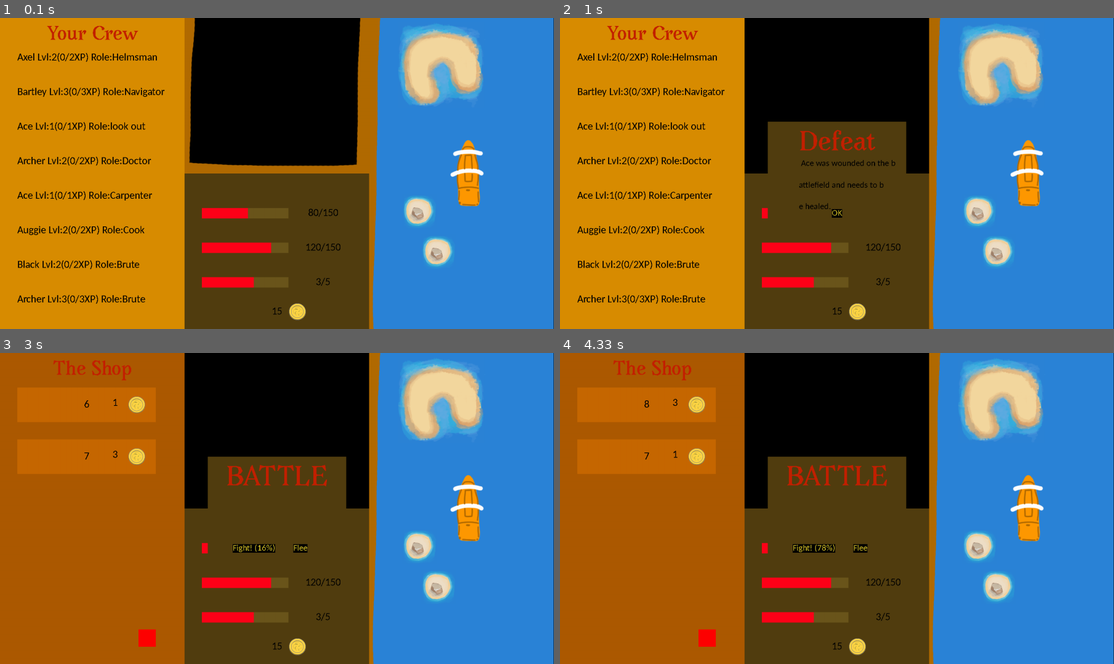
Above: before the commit, frames 1-4 (two rows, left to right).
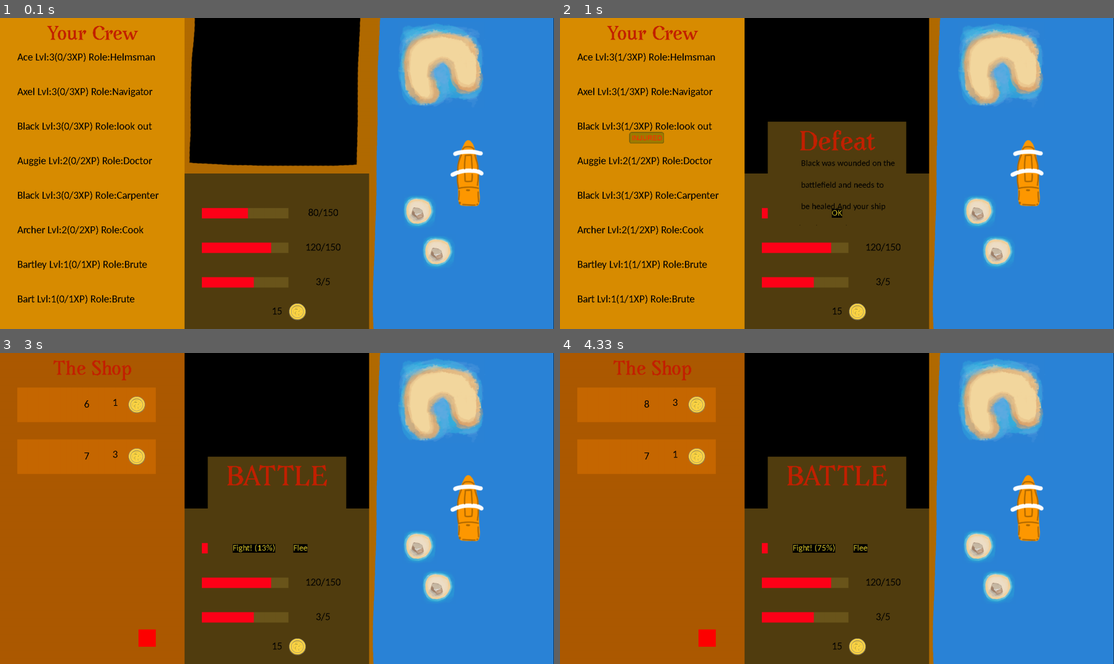
Above: after the commit, the same moments.

Repository: coffeemakingtoaster/Pyrates-pygame30
Game: pygame game, started from src/game_ui.py
Two runs of this game, one before a commit and one after it. Both use one fixed random seed, a clock stepped at 60 frames per second and the inputs below.
Inputs (mouse positions are in pixels of both pictures, inside the frame that each line leads up to):
- Up to frame 1 (0.1 s): no input
- Up to frame 2 (1 s): tap B at 0.33 s; click (814, 213) at 0.72 s
- Up to frame 3 (3 s): hold A 1-1.53 s; hold S 1.57-1.87 s; tap B at 1.72, 2.88 s; hold A 1.9-2.3 s; hold S 2.33-2.7 s; hold A from 2.73 s (still down)
- Up to frame 4 (4.33 s): release A at 3.2 s; hold A 3.23-3.77 s; hold S 3.8-4.1 s; hold A from 4.13 s (still down); tap B at 4.28 s

The runs differ from the first frame. In frame 1, 2.8% of the frame differs, in the area x 3-30%, y 11-92%; in frame 2, 3.4%, in the area x 3-61%, y 11-92%; in frame 3, less than 0.1%; in frame 4, less than 0.1%.

Commit message:
merge prep

Diff:
--- a/src/game_logic.py
+++ b/src/game_logic.py
@@ -10,6 +10,7 @@
         self.read_balance()
         self.read_savegame()
         self.screen = screen
+
 
     def read_balance(self):
         f = open(os.path.join(self.path,"balancing.json"))
@@ -53,9 +54,9 @@
     def island_event(self,type,size):
         event_values = generator.island_eventgen(type,size)
         if type==1:
-            shop = ui_helper.shop(event_values,self.gold)
-            self.screen.blit(shop.get_surface(),(0,0))
-            return shop
+            shop_popup = ui_helper.shop(event_values,self.gold)
+            self.screen.blit(shop_popup.get_surface(),(0,0))
+            return shop_popup
         elif type==2:
             battle_window = ui_helper.popup_window(type=2,event_values=event_values)
             self.screen.blit(battle_window.get_surf(), battle_window.get_surf().get_rect(center=(800, 450)))
@@ -117,17 +118,20 @@
                     message += " "+str(values["loot"]["gold"])+" gold"
                 if "supplies" in values["loot"].keys():
                     self.supplies += values["loot"]["supplies"]
+                    if self.supplies>self.max_supply:
+                        self.supplies = 150
                     if found_gold:
                         message += "and "+str(values["loot"]["supplies"])+" supplies"
                     else:
                         message += " "+str(values["loot"]["supplies"])+" supplies"
                 elif "ammunition" in values["loot"].keys():
                     self.ammunition += values["loot"]["ammunition"]
+                    if self.ammunition>self.max_ammunition:
+                        self.ammunition = 150
                     if found_gold:
                         message += "and "+str(values["loot"]["ammunition"])+" ammunition"
                     else:
                         message += " "+str(values["loot"]["ammunition"])+" ammunition"
-
                 message += "!"
             else:
                 if values["damage"] != 0:
@@ -147,6 +151,13 @@
             else:
                 crew_member["injured"] = True
                 message += " "+str(crew_member_name)+" was wounded on the battlefield and needs to be healed."
+                self.crew[index] = crew_member
+            if values["damage"] != 0:
+                message += "And your ship hast lost " + str(values["damage"]) + "HP"
+            else:
+                message += "Luckily your ship is not damaged"
+            message += "!"
+        self.level_up_crew()
         return outcome,message
 
     def make_purchase(self,item,price):
@@ -159,3 +170,19 @@
         if item == "ammunition":
             self.ammunition+=1
         self.gold -=price
+
+    def write_crew(self):
+        f = open(os.path.join(os.getcwd(), "data", "savegame", "crew.json"),"w")
+        f.write(json.dumps(self.crew))
+        f.close()
+
+    def level_up_crew(self):
+        for member in self.crew:
+            if "xp" in member.keys():
+                member["xp"] += 1
+                if member["xp"] >= member["level"]:
+                    member["xp"] = 0
+                    member["level"] += 1
+            else:
+                member["xp"]=1
+        self.write_crew()
--- a/src/game_ui.py
+++ b/src/game_ui.py
@@ -6,6 +6,7 @@
 import game_logic
 import map
 import random
+import generator
 
 # given an image and an angle this returns the rotated image
 # can directly be drawn to screen
@@ -26,11 +27,20 @@
     ship_visual = pygame.Rect(width / 3, 0, width / 3, height / 2)
     pygame.draw.rect(screen, (0, 0, 0), ship_visual)
 
+def display_night(screen,night):
+    if night is True:
+        night_display = pygame.Surface((533, 900))
+        night_display.set_alpha(128)
+        night_display.fill((0, 0, 0))
+        screen.blit(night_display, ((533 * 2), 0))
+
 def main():
     pygame.init()
     # init size of the window. The background color is never visible
     width, height = (1600, 900)
     background_color = (0, 0, 0)
+
+    generator.crewgen()
 
     # path to resources (images in this case)
     asset_path = os.path.join(os.getcwd(), "data", "img")
@@ -62,6 +72,9 @@
     running = True
     in_shop = False
     UI_is_blocked = False
+    is_paused = False
+    pause_timestamp = None
+    is_night = False
     angle = 0
     ship_map_x = 750
     ship_map_y = 350
@@ -80,7 +93,8 @@
     clock = pygame.time.Clock()
     shop = ui_helper.shop(None)
     last_island = {}
-
+    paused_time = 0
+    start_time = time.time()
     while running:
         island = map.mapdraw(ship_map_x,ship_map_y,screen)
 
@@ -97,6 +111,11 @@
                 if event.key == pygame.K_ESCAPE and UI_is_blocked:
                     popup.delete_popup(screen, current_game)
                     UI_is_blocked = False
+                if event.key == pygame.K_0:
+                    if is_night is True:
+                        is_night = False
+                    else:
+                        is_night = True
             #######################################################################
             if island and island!=last_island:
                 last_island = island
@@ -188,12 +207,24 @@
             elif currentangle > 89.5:
                 currentangle = -279.5
             screen.blit(rotate_image(ship, +currentangle), (1250, 350))
+            display_night(screen,is_night)
             # ------------------------------------------------------------
 
-
+        if is_paused is False and pause_timestamp is not None:
+            paused_time+= time.time()-pause_timestamp
+            pause_timestamp = None
+
+        if UI_is_blocked or in_shop:
+            is_paused = True
+            pause_timestamp = time.time()
+
+        if (time.time()-start_time-paused_time)>=60:
+            is_night = True
+
+        if (time.time()-start_time-paused_time)>=120:
+            is_night = False
 
         clock.tick(60)
-
         if not in_shop and not UI_is_blocked:
             screen.blit(ui_helper.draw_resources(current_game),(533,450))
         if not in_shop and not UI_is_blocked:
--- a/src/generator.py
+++ b/src/generator.py
@@ -126,7 +126,8 @@
                 loot["gold"]+=settings["fortress_min_loot"]
             else:
                 loot["gold"]=settings["fortress_min_loot"]
-        return {"victory":int(victory_chances),"defeat":int(defeat_chances),"loot":loot}
+        hp_lost = random.randint(0, 1)
+        return {"victory":int(victory_chances),"defeat":int(defeat_chances),"loot":loot,"damage":hp_lost}
     #TODO
     elif type==3:
         has_bonus_item = False
--- a/src/ui_helper.py
+++ b/src/ui_helper.py
@@ -267,10 +267,14 @@
             member["level"]) + "XP) Role:" + member["role"]
         display_text_render = text.render(display_text, False, (0, 0, 0))
         if "status" in member.keys():
+            print(member["injured"])
             if member["status"] != None:
                 if member["status"] == "hungry":
                     icon = pygame.image.load(os.path.join(os.getcwd(), "data", "img", "status_hungry.png"))
                 crew_overview_surface.blit(pygame.transform.scale(icon, (100, 33)), (400, 130 + (index * 100)))
+        if member["injured"]:
+            icon = pygame.image.load(os.path.join(os.getcwd(), "data", "img", "status_injured.png"))
+            crew_overview_surface.blit(pygame.transform.scale(icon, (100, 33)), (200, 130 + (index * 100)))
         crew_overview_surface.blit(display_text_render, (50, 100 + (index * 100)))
         index += 1
     return crew_overview_surface
Binary file added: src/data/img/status_injured.png
